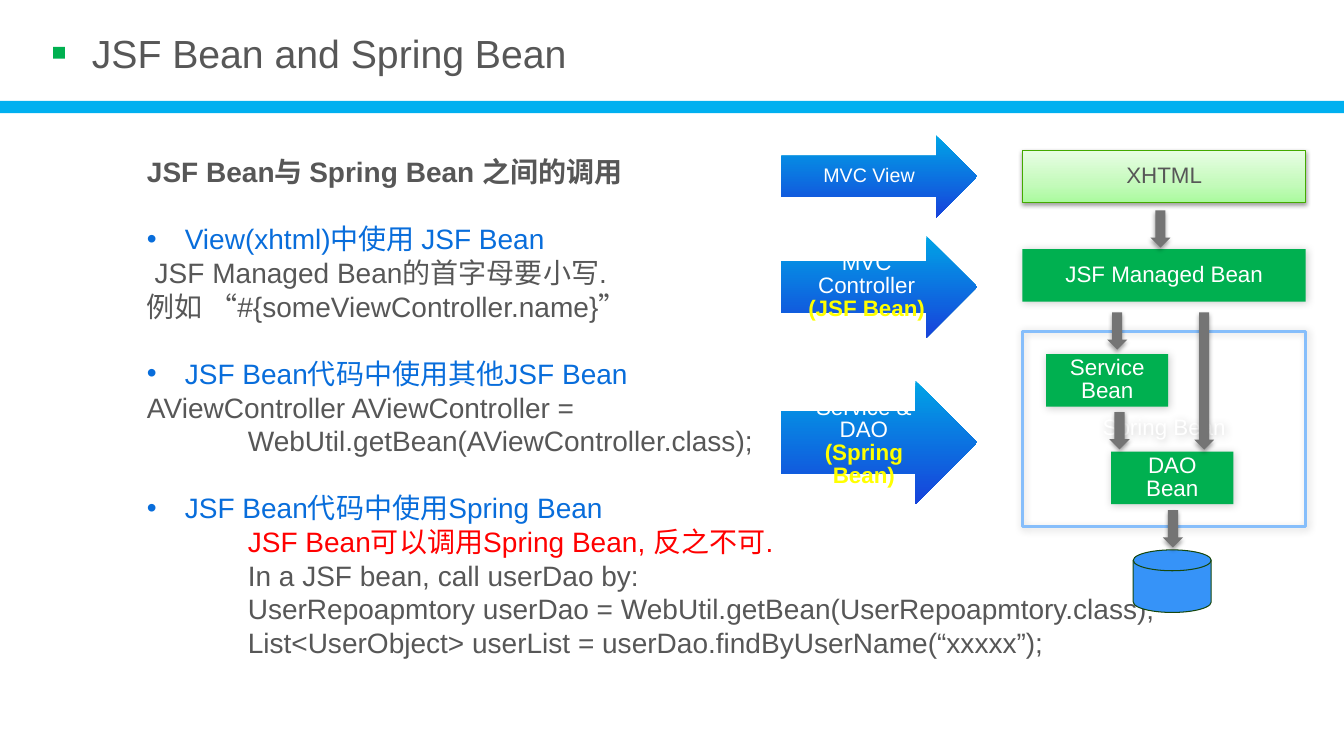
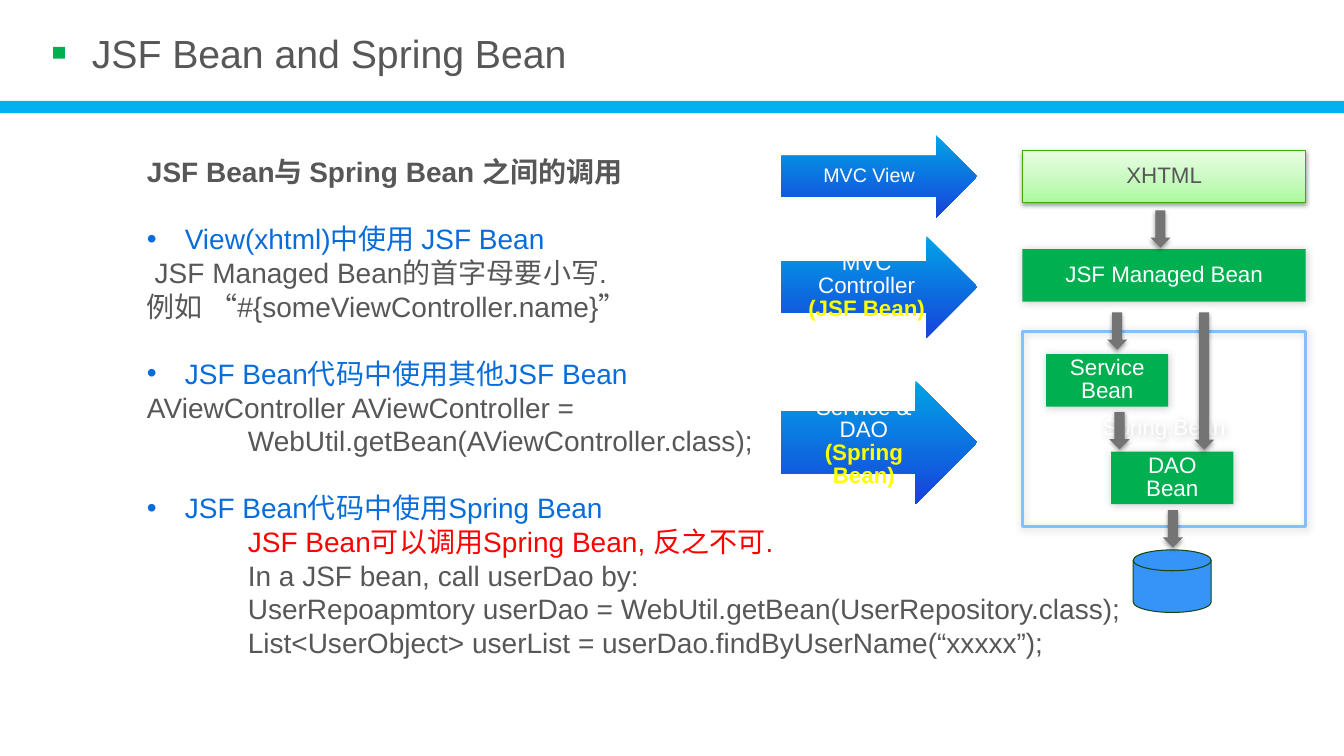
Before and after one commit to devhotmail/APMHome, a slide deck: slide 23 of Document/WebAppFrameworkDev.pptx (slide 22 before the commit). Drawn at 1344x756 pixels with LibreOffice and Linux fonts; fonts in the diff are those of the drawing; background and template pictures are left out. Boxes give left, top, right and bottom in pixels: in the first picture for what was removed or moved away, otherwise in the second. Text is boxed around its words. In the diff, an @@ line names an element or a change of style, - is before the commit and + after.

```diff
--- a/Document/WebAppFrameworkDev.pptx
+++ b/Document/WebAppFrameworkDev.pptx
@@ text at (248, 598, 1120, 624): text changed @@
-    UserRepoapmtory userDao = WebUtil.getBean(UserRepoapmtory.class);
+    UserRepoapmtory userDao = WebUtil.getBean(UserRepository.class);
```
Also in this commit, not shown: 3 other slides changed, 3 slides added.
